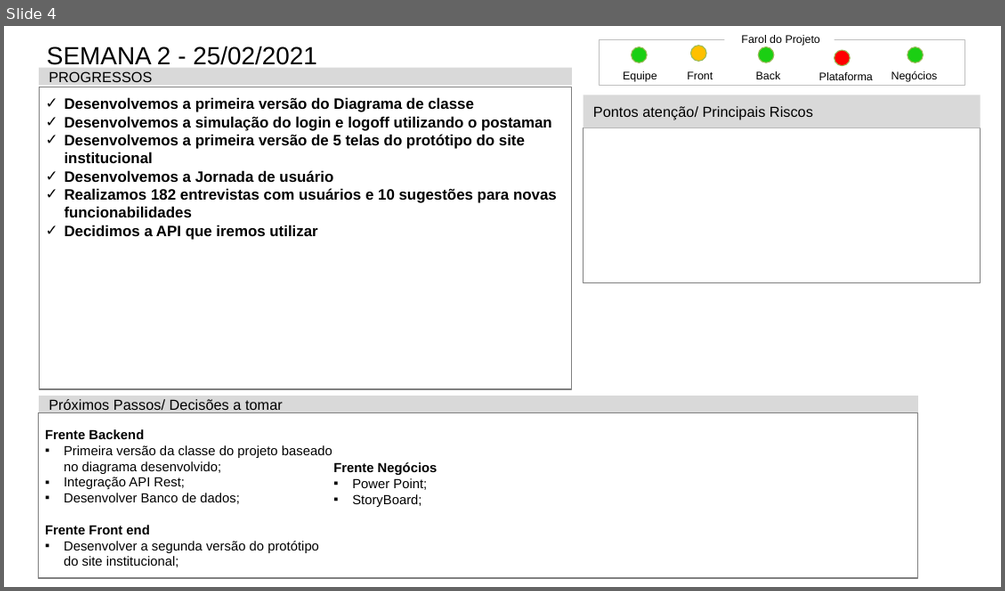
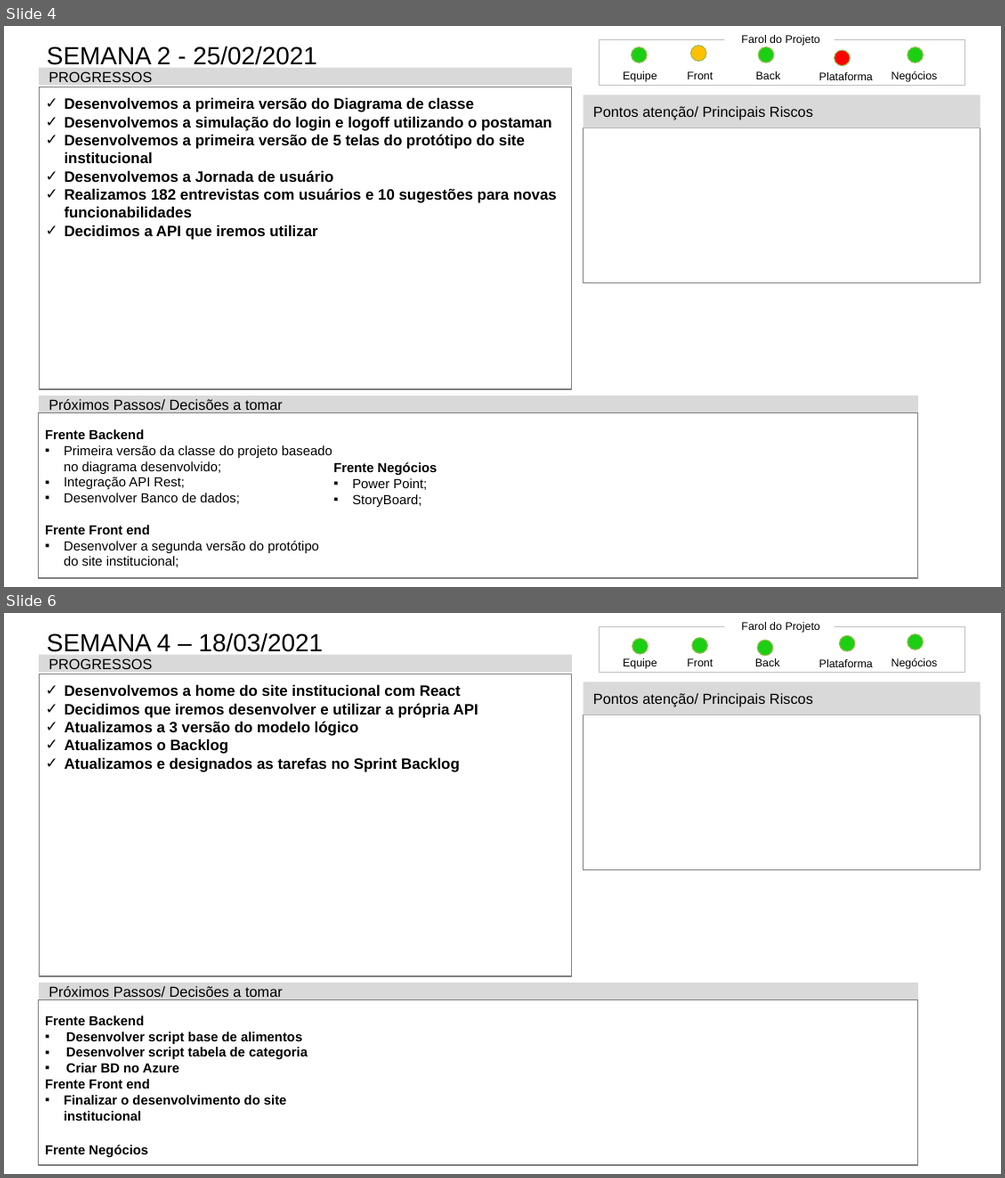
Before and after one commit to mileneoliveira/grupo04-react-web, a slide deck: Documentação/Status_Report/Mod_Status_Report-PI20202.pptx. Shown one above the other, each under a label of ours: slide 4 before the commit, slides 4 and 6 after it; the slides between them are not shown. The pictures are 1005x591 and 1005x1178 pixels, drawn with LibreOffice and Linux fonts; fonts in the diff are those of the drawing. Boxes give left, top, right and bottom in pixels: in the first picture for what was removed or moved away, otherwise in the second. Text is boxed around its words. In the diff, an @@ line names an element or a change of style, - is before the commit and + after.

```diff
--- a/Documentação/Status_Report/Mod_Status_Report-PI20202.pptx
+++ b/Documentação/Status_Report/Mod_Status_Report-PI20202.pptx
@@ slide 6 added at (x1=4, y1=613, x2=1001, y2=1174), background #FFFFFF @@
@@ title added at (x1=47, y1=633, x2=324, y2=652), 26.5 pt, text #000000 @@
+SEMANA 4 – 18/03/2021
@@ rectangle added at (x1=599, y1=626, x2=965, y2=673), outline #BFBFBF 0.5 pt @@
@@ ellipse added at (x1=632, y1=638, x2=647, y2=654), fill #1BCF13, outline #9BBB59 1 pt @@
@@ ellipse added at (x1=692, y1=637, x2=707, y2=653), fill #1BCF13, outline #9BBB59 1 pt @@
@@ text added at (x1=741, y1=622, x2=820, y2=633), 11.8 pt, text #000000 @@
+Farol do Projeto
@@ ellipse added at (x1=840, y1=635, x2=855, y2=651), fill #1BCF13, outline #9BBB59 1 pt @@
@@ ellipse added at (x1=907, y1=634, x2=922, y2=649), fill #1BCF13, outline #9BBB59 1 pt @@
@@ rectangle added at (x1=39, y1=654, x2=572, y2=672), fill #D9D9D9, 15.4 pt, text #000000 @@
+PROGRESSOS
@@ text added at (x1=623, y1=658, x2=657, y2=669), 11.8 pt, text #000000 @@
+Equipe
@@ text added at (x1=687, y1=658, x2=712, y2=666), 11.8 pt, text #000000 @@
+Front
@@ text added at (x1=755, y1=658, x2=780, y2=666), 11.8 pt, text #000000 @@
+Back
@@ ellipse added at (x1=757, y1=640, x2=773, y2=656), fill #1BCF13, outline #9BBB59 1 pt @@
@@ text added at (x1=819, y1=659, x2=873, y2=667), 11.8 pt, text #000000 @@
+Plataforma
@@ text added at (x1=891, y1=657, x2=938, y2=669), 11.8 pt, text #000000 @@
+Negócios
@@ rectangle added at (x1=39, y1=674, x2=572, y2=976), outline #808080 1 pt, 16 pt, text #000000, bold @@
+✓ Desenvolvemos a home do site institucional com React
+✓ Decidimos que iremos desenvolver e utilizar a própria API
+✓ Atualizamos a 3 versão do modelo lógico
+✓ Atualizamos o Backlog
+✓ Atualizamos e designados as tarefas no Sprint Backlog
@@ rectangle added at (x1=583, y1=682, x2=979, y2=714), fill #D9D9D9, 15.4 pt, text #000000 @@
+Pontos atenção/ Principais Riscos
@@ rectangle added at (x1=583, y1=714, x2=979, y2=870), outline #808080 1 pt @@
@@ rectangle added at (x1=39, y1=982, x2=917, y2=999), fill #D9D9D9, 15.4 pt, text #000000 @@
+Próximos Passos/ Decisões a tomar
@@ rectangle added at (x1=39, y1=999, x2=917, y2=1164), outline #808080 1 pt, 14 pt, text #000000, bold @@
+  Frente Backend
+  ▪ Desenvolver script base de alimentos
+  ▪ Desenvolver script tabela de categoria
+  ▪ Criar BD no Azure
+  Frente Front end
+  ▪ Finalizar o desenvolvimento do site institucional
+  Frente Negócios
```
Also in this commit, not shown: 1 slide changed, 2 other files.
